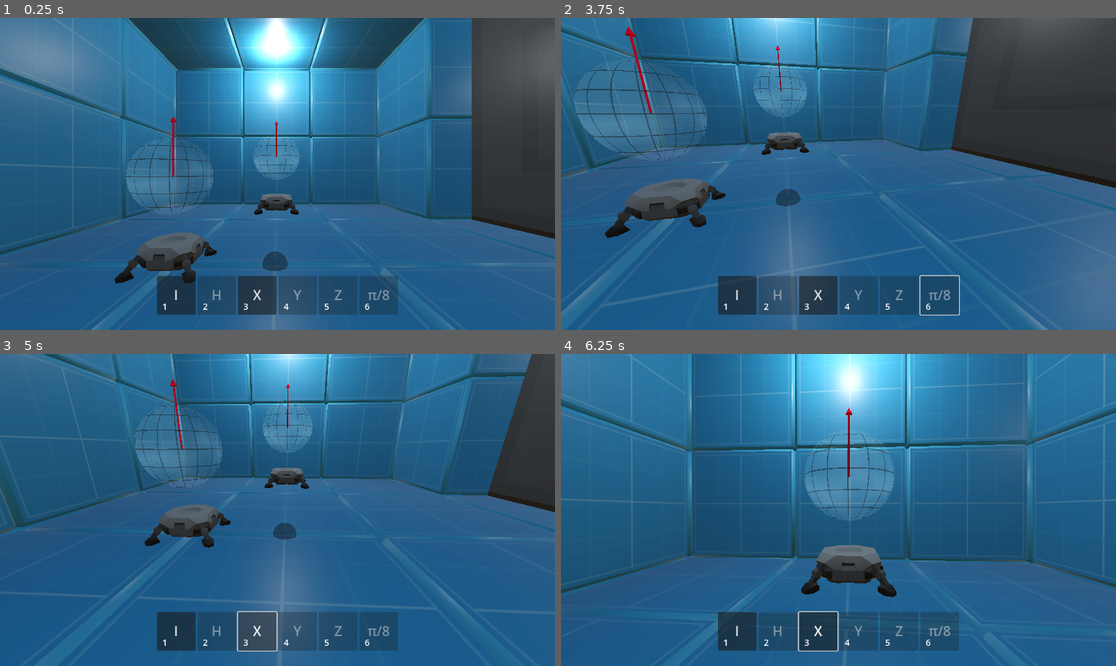
Above: before the commit, frames 1-4 (two rows, left to right).
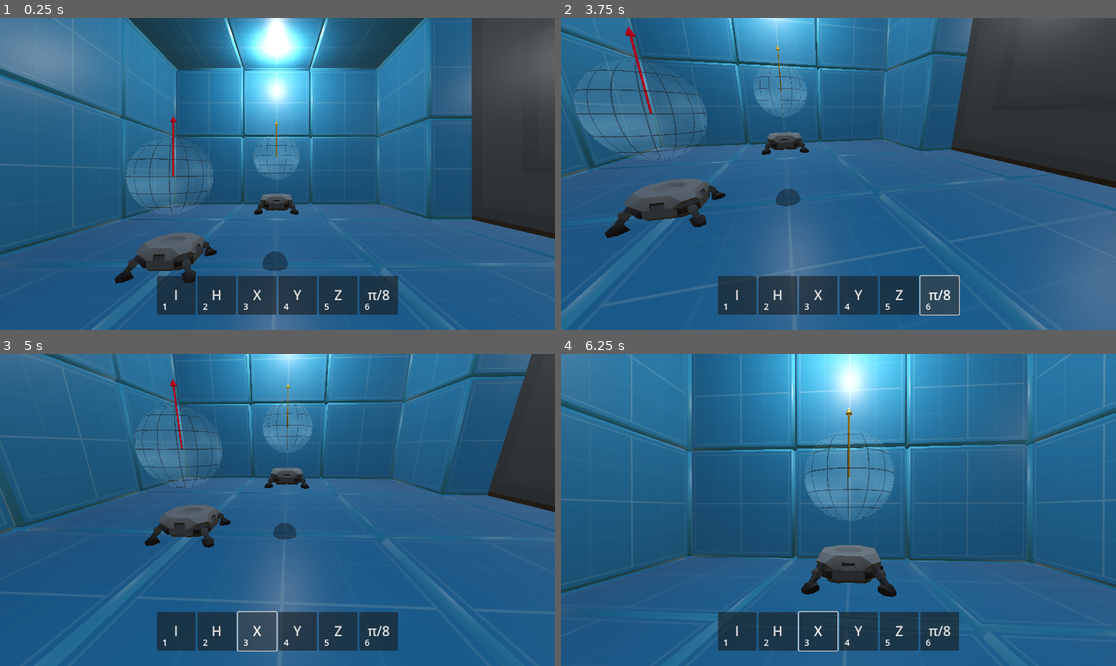
Above: after the commit, the same moments.

Repository: tdejong00/qugame
Game: Godot game, scene res://scenes/levels/main.tscn
Two runs of this game, one before a commit and one after it. Both use one fixed random seed, a clock stepped at 60 frames per second and the inputs below.
Inputs (mouse positions are in pixels of both pictures, inside the frame that each line leads up to):
- Up to frame 1 (0.25 s): no input
- Up to frame 2 (3.75 s): click "I" at 0.5 s; click (777, 295) at 1.25 s, where only the run after the commit has a clickable "H"; click (860, 295) at 2 s, where only the run after the commit has a clickable "Y"; click (899, 295) at 2.75 s, where only the run after the commit has a clickable "Z"; click (938, 295) at 3.5 s, where only the run after the commit has a clickable "π/8"
- Up to frame 3 (5 s): click "X" at 4.25 s
- Up to frame 4 (6.25 s): move the mouse to (866, 510) at 5.02 s; hold W (move_up) from 5.03 s (still down); tap F (interact) at 5.1, 5.85 s; move the mouse to (810, 510) at 5.77 s

The runs differ from the first frame. In frame 1, 3.3% of the frame differs, in the area x 35-72%, y 33-96%; in frame 2, 2.6%; in frame 3, 3.4%; in frame 4, 3.4%, in the area x 35-72%, y 17-96%.
Error before the commit: Parse Error: Could not parse global class "QuantumGateSlot" from "res://scenes/objects/quantum_gate_slot/quantum_gate_slot.gd". (res://scenes/objects/qubit/qub…

Commit message:
Use mask for allowed gates isntead of multiple bools

Diff:
--- a/project.godot
+++ b/project.godot
@@ -72,6 +72,9 @@
 , Object(InputEventKey,"resource_local_to_scene":false,"resource_name":"","device":-1,"window_id":0,"alt_pressed":false …(182 unchanged characters)…
 , Object(InputEventKey,"resource_local_to_scene":false,"resource_name":"","device":-1,"window_id":0,"alt_pressed":false …(182 unchanged characters)…
 , Object(InputEventKey,"resource_local_to_scene":false,"resource_name":"","device":-1,"window_id":0,"alt_pressed":false …(182 unchanged characters)…
+, Object(InputEventKey,"resource_local_to_scene":false,"resource_name":"","device":-1,"window_id":0,"alt_pressed":false,"shift_pressed":false,"ctrl_pressed":false,"meta_pressed":false,"pressed":false,"keycode":0,"physical_keycode":55,"key_label":0,"unicode":55,"location":0,"echo":false,"script":null)
+, Object(InputEventKey,"resource_local_to_scene":false,"resource_name":"","device":-1,"window_id":0,"alt_pressed":false,"shift_pressed":false,"ctrl_pressed":false,"meta_pressed":false,"pressed":false,"keycode":0,"physical_keycode":56,"key_label":0,"unicode":56,"location":0,"echo":false,"script":null)
+, Object(InputEventKey,"resource_local_to_scene":false,"resource_name":"","device":-1,"window_id":0,"alt_pressed":false,"shift_pressed":false,"ctrl_pressed":false,"meta_pressed":false,"pressed":false,"keycode":0,"physical_keycode":57,"key_label":0,"unicode":57,"location":0,"echo":false,"script":null)
 ]
 }
 
--- a/scenes/entities/player/player.gd
+++ b/scenes/entities/player/player.gd
@@ -27,18 +27,10 @@
 @export_group("Restrictions")
 ## Maximum amount of allowed gates in the circuit.
 @export var size_limit: int = 3
-## Whether the identity gate can be used in the circuit.
-@export var allow_identity: bool = true
-## Whether the Hadamard gate can be used in the circuit.
-@export var allow_hadamard: bool = true
-## Whether the Pauli-X gate can be used in the circuit.
-@export var allow_pauli_x: bool = true
-## Whether the Pauli-Y gate can be used in the circuit.
-@export var allow_pauli_y: bool = true
-## Whether the Pauliy-Z gate can be used in the circuit.
-@export var allow_pauli_z: bool = true
-## Whether the π/8 gate can be used in the circuit.
-@export var allow_pi_over_eight: bool = true
+## Each bit of the mask represents whether that type is allowed.
+## For example: the bit string `00010010` (`18`) corresponds to
+## the Z and H gates being allowed.
+@export var allowed_gates_mask: int
 
 @export_group("Level")
 ## The input qubit of the current circuit.
@@ -66,14 +58,6 @@
 
     # Capture mouse
     Input.mouse_mode = Input.MOUSE_MODE_CAPTURED
-
-    # Update allowed gates
-    player.ui.identity_button.disabled = !allow_identity
-    player.ui.hadamard_button.disabled = !allow_hadamard
-    player.ui.pauli_x_button.disabled = !allow_pauli_x
-    player.ui.pauli_y_button.disabled = !allow_pauli_y
-    player.ui.pauli_z_button.disabled = !allow_pauli_z
-    player.ui.pi_over_eight_button.disabled = !allow_pi_over_eight
 
 
 func _physics_process(delta: float) -> void:
@@ -135,6 +119,11 @@
     if event is InputEventMouseMotion:
         rotate_camera(event)
 
+## Determines whether the gate is allowed using the allowed gates mask.
+func is_gate_allowed(type: QuantumGate.Type) -> bool:
+    print(allowed_gates_mask, ",", type,  ",", 2 ** type)
+    return allowed_gates_mask & (2 ** type)
+
 
 ## Rotates the camera using the relative position of the mouse.
 func rotate_camera(event: InputEventMouseMotion) -> void:
--- a/scenes/objects/quantum_gate_slot/quantum_gate_slot.gd
+++ b/scenes/objects/quantum_gate_slot/quantum_gate_slot.gd
@@ -99,6 +99,7 @@
     elif key.is_valid_int():
         # Implicitly convert number input to gate type enum
         var type: QuantumGate.Type = key.to_int() - 1
+        if _player.is_gate_allowed(type):
             set_gate(type)
 
     # Check if goal state reached
--- a/scenes/objects/qubit/qubit.gd
+++ b/scenes/objects/qubit/qubit.gd
@@ -33,7 +33,7 @@
 @export var is_gold: bool = false
 ## The quantum circuit slot which this qubit is an input for.
 @export var slot: QuantumGateSlot
-## The initial state of the qubit, defaults to ZERO
+## The initial state of the qubit, defaults to ZERO.
 @export var initial_state: BasisState = BasisState.ZERO
 
 ## The amplitude for the |0⟩ state.
